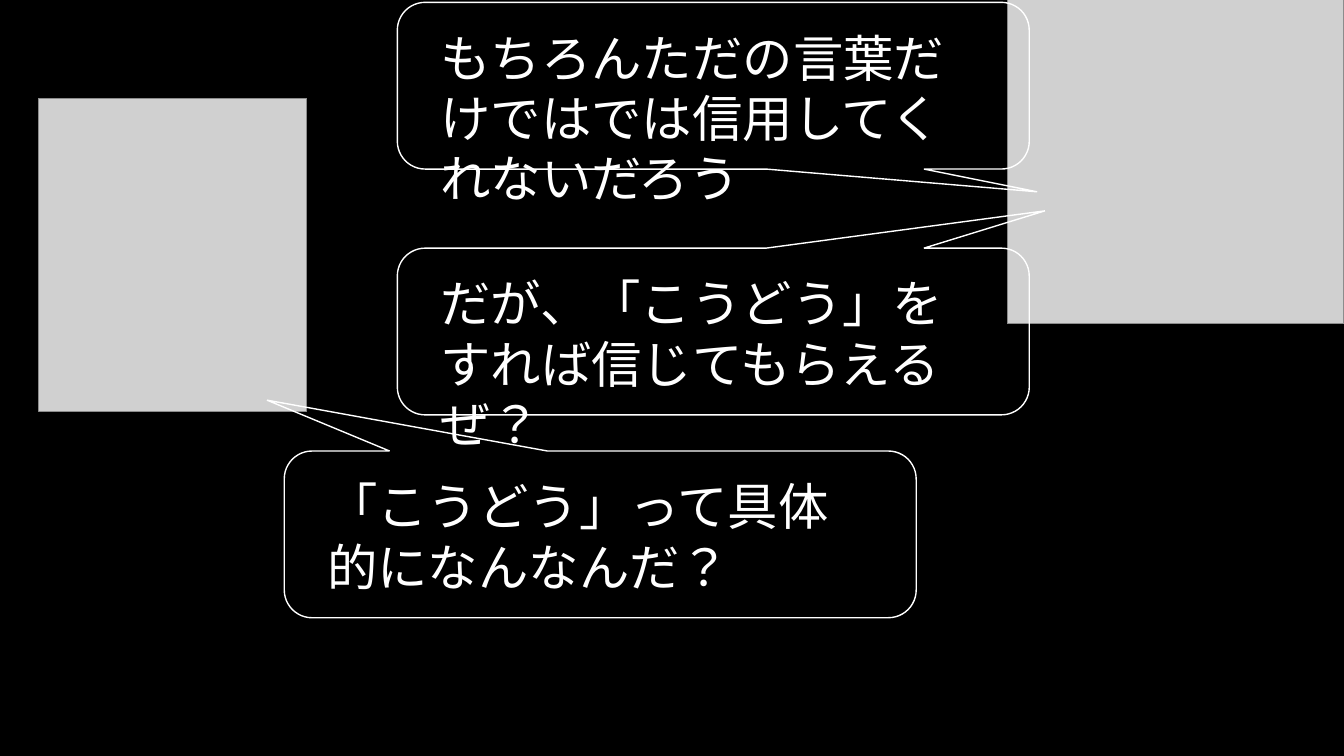
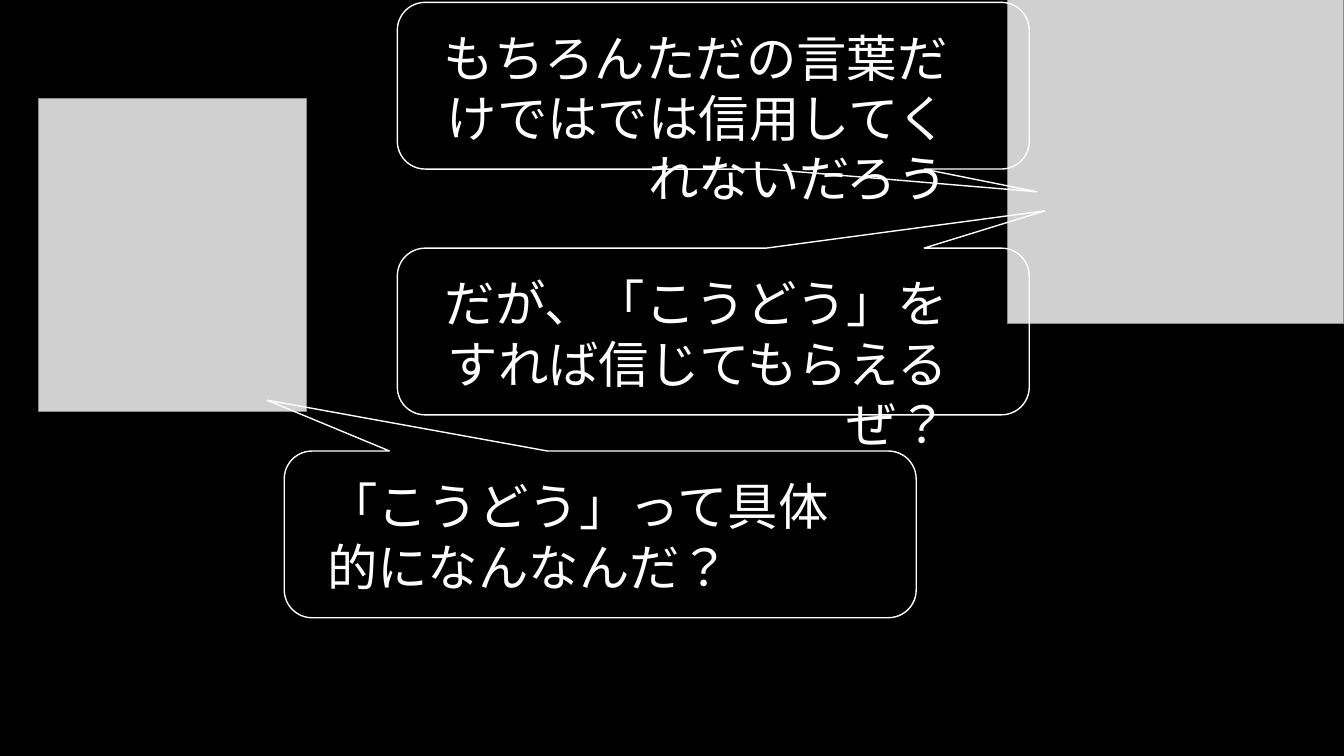
Before and after one commit to nkc20236093/kikaku, a slide deck: slide 3 of Kikaku_1/Undertaleの宣伝.pptx. Drawn at 1344x756 pixels with LibreOffice and Linux fonts; fonts in the diff are those of the drawing; grey boxes stand for pictures. Boxes give left, top, right and bottom in pixels: in the first picture for what was removed or moved away, otherwise in the second. Text is boxed around its words. In the diff, an @@ line names an element or a change of style, - is before the commit and + after.

```diff
--- a/Kikaku_1/Undertaleの宣伝.pptx
+++ b/Kikaku_1/Undertaleの宣伝.pptx
@@ text "もちろんただの言葉だけではでは信用してくれないだろう" at [444,34,948,200]: alignment left to right @@
@@ text "だが、「こうどう」をすれば信じてもらえるぜ？" at [445,279,948,387]: alignment left to right @@
```
Also in this commit, not shown: 6 other slides changed.
